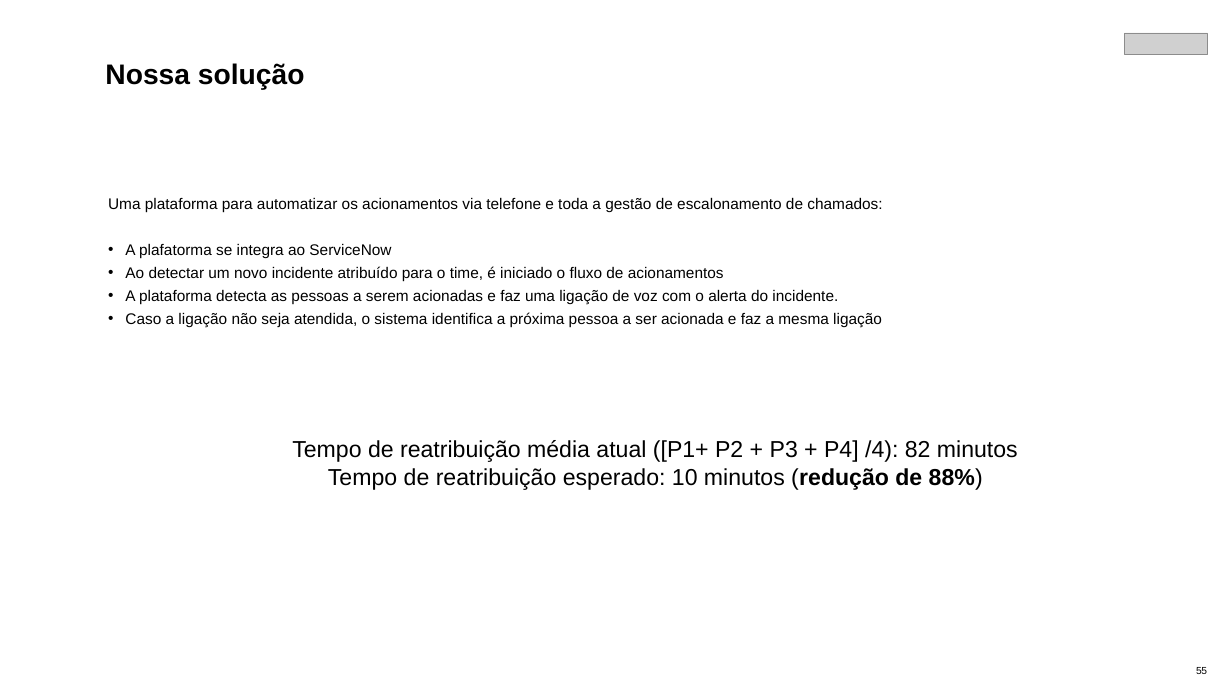
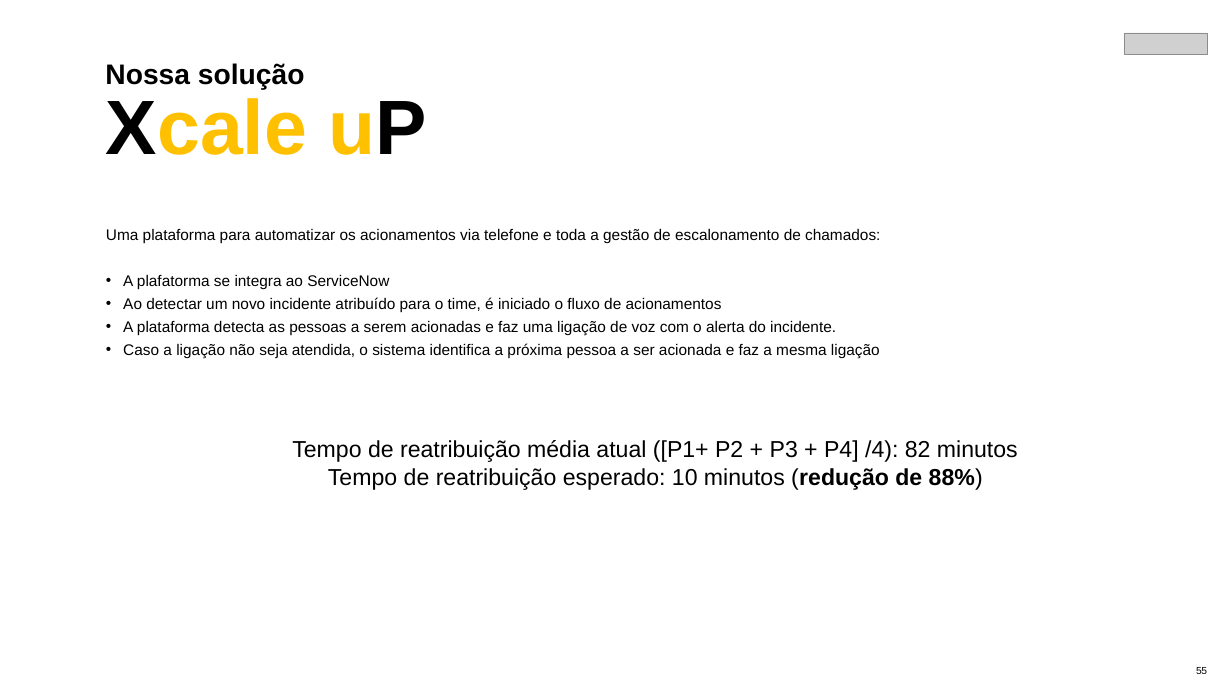
Before and after one commit to fsnader/escalation-system, a slide deck: slide 5 of docs/apresentacao.pptx. Drawn at 1232x693 pixels with LibreOffice and Linux fonts; fonts in the diff are those of the drawing; grey boxes stand for pictures; background and template pictures are left out. Boxes give left, top, right and bottom in pixels: in the first picture for what was removed or moved away, otherwise in the second. Text is boxed around its words. In the diff, an @@ line names an element or a change of style, - is before the commit and + after.

```diff
--- a/docs/apresentacao.pptx
+++ b/docs/apresentacao.pptx
@@ text added at [106, 98, 427, 155], 120 pt, text #FFC000, bold @@
+Xcale uP
@@ text "Uma plataforma para automatizar os ...": place and size @@
-text "Uma plataforma para automatizar os ..." at [108, 197, 882, 328]
+text "Uma plataforma para automatizar os ..." at [106, 228, 880, 359]
```
Also in this commit, not shown: 1 other file.
